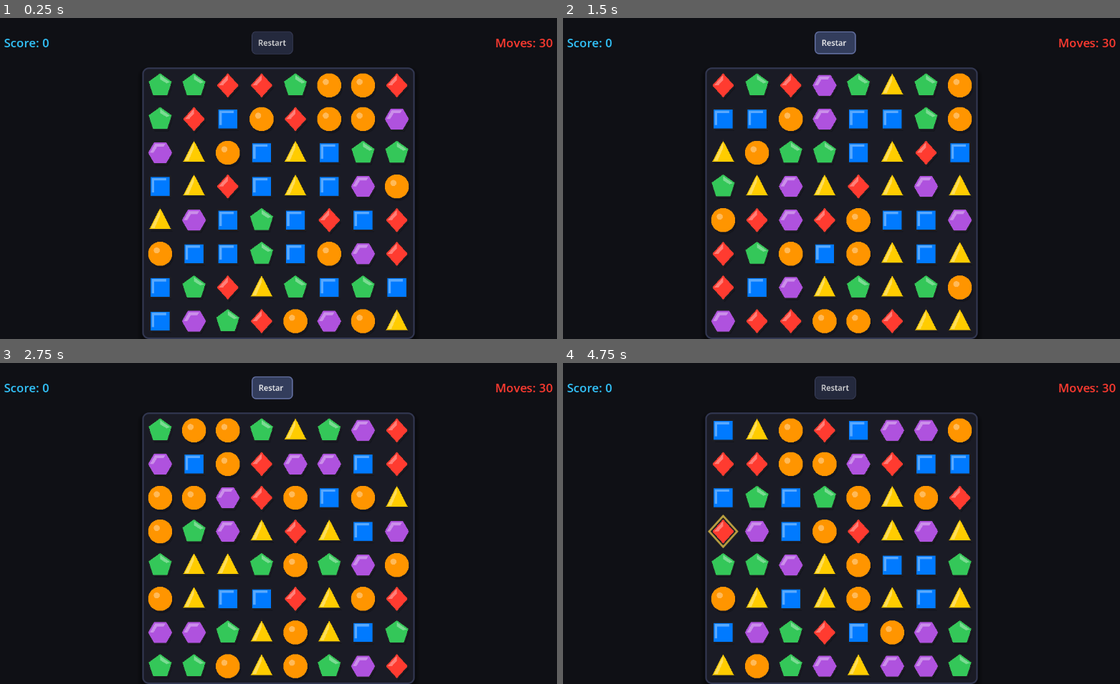
Above: before the commit, frames 1-4 (two rows, left to right).
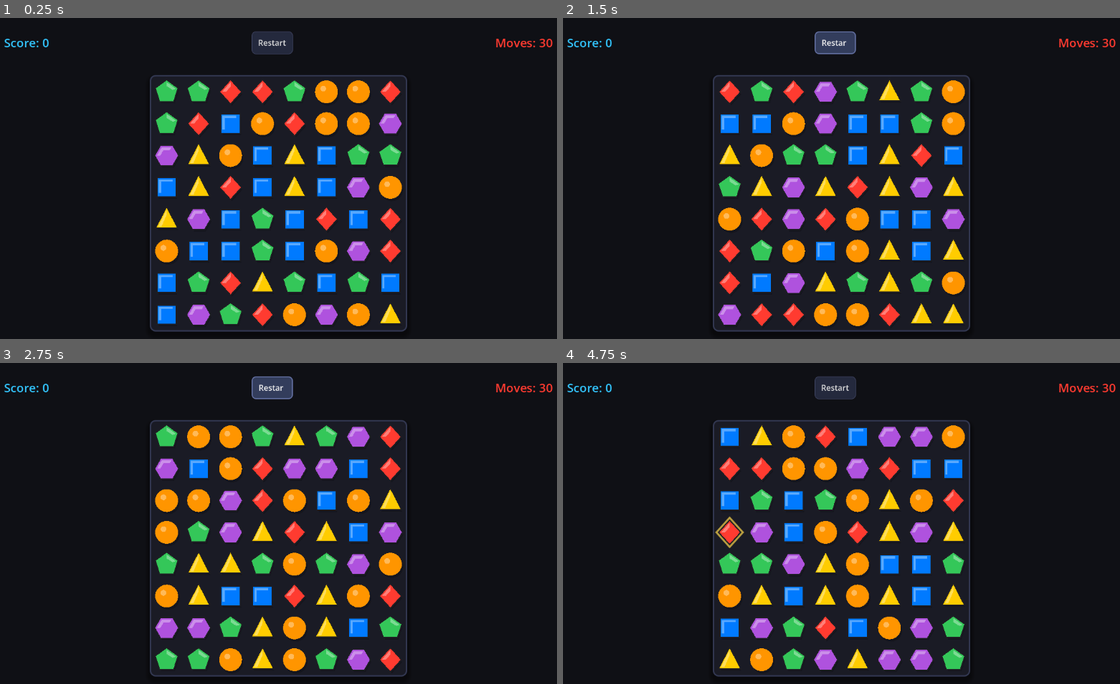
Above: after the commit, the same moments.

Repository: AlexZ005/beaver-jewels
Game: Godot game, scene res://game.tscn
The game is run twice, just before and just after one commit, with the same random seed, the same clock (stepped at 60 frames per second) and the same inputs.
Inputs (mouse positions are in pixels of both pictures, inside the frame that each line leads up to):
- Up to frame 1 (0.25 s): no input
- Up to frame 2 (1.5 s): click "Restart" at 0.5 s; click "Restart" at 1.25 s
- Up to frame 3 (2.75 s): click "Restart" at 2 s
- Up to frame 4 (4.75 s): tap Enter at 2.75 s; drag from (724, 430) to (897, 452) at 2.77 s; drag from (757, 430) to (813, 587) at 3.52 s; tap Space at 4.25 s; move the mouse to (724, 529) at 4.27 s; click (724, 529) at 4.42 s

The runs differ from the first frame. In frame 1, 13% of the frame differs, in the area x 25-75%, y 15-100%; in frame 2, 13%; in frame 3, 13%; in frame 4, 13%.

Commit message:
Add settings panel and UI scale options for better user experience

Diff:
--- a/game.gd
+++ b/game.gd
@@ -32,6 +32,18 @@
 @onready var restart_button: Button = $GameOverPanel/VBox/RestartButton
 @onready var hud_restart_button: Button = $HUD/Margin/VBox/StatsRow/RestartButton
 
+# Settings UI bindings
+@onready var settings_panel: Panel = $SettingsPanel
+@onready var gui_toggle: CheckButton = $SettingsPanel/VBox/GuiRow/GuiToggle
+@onready var scale_25: Button = $SettingsPanel/VBox/ScaleRow/Scale25
+@onready var scale_50: Button = $SettingsPanel/VBox/ScaleRow/Scale50
+@onready var scale_75: Button = $SettingsPanel/VBox/ScaleRow/Scale75
+@onready var scale_100: Button = $SettingsPanel/VBox/ScaleRow/Scale100
+@onready var settings_close_button: Button = $SettingsPanel/VBox/CloseButton
+
+# Jewels Box scale settings
+var current_scale_percent: float = 1.0
+
 func _ready() -> void:
 	# Setup random seed
 	randomize()
@@ -40,8 +52,22 @@
 	restart_button.pressed.connect(_on_restart_pressed)
 	hud_restart_button.pressed.connect(_on_restart_pressed)
 
+	# Connect settings inputs
+	gui_toggle.toggled.connect(_on_gui_toggle)
+	scale_25.pressed.connect(func(): _on_scale_pressed(0.25))
+	scale_50.pressed.connect(func(): _on_scale_pressed(0.50))
+	scale_75.pressed.connect(func(): _on_scale_pressed(0.75))
+	scale_100.pressed.connect(func(): _on_scale_pressed(1.00))
+	settings_close_button.pressed.connect(close_settings)
+
+	# Connect screen resize
+	get_viewport().size_changed.connect(_on_viewport_size_changed)
+
 	# Initialize game
 	start_new_game()
+
+	# Initial scale calculation
+	update_board_scale()
 
 func start_new_game() -> void:
 	# Reset states
@@ -553,3 +579,56 @@
 
 func _on_restart_pressed() -> void:
 	start_new_game()
+
+# ----------------- SETTINGS & FULLSCREEN DYNAMIC SCALE -----------------
+
+func _input(event: InputEvent) -> void:
+	if event is InputEventMouseButton:
+		if event.button_index == MOUSE_BUTTON_LEFT and event.double_click:
+			open_settings()
+
+func open_settings() -> void:
+	settings_panel.visible = true
+	is_board_locked = true
+
+func close_settings() -> void:
+	settings_panel.visible = false
+	if not is_game_over:
+		is_board_locked = false
+
+func _on_gui_toggle(toggled_on: bool) -> void:
+	# If toggled_on is true, we hide GUI
+	$HUD.visible = not toggled_on
+	update_board_scale()
+
+func _on_scale_pressed(percent: float) -> void:
+	current_scale_percent = percent
+	update_board_scale()
+
+func _on_viewport_size_changed() -> void:
+	update_board_scale()
+
+func update_board_scale() -> void:
+	if not is_inside_tree():
+		return
+	var viewport_size = get_viewport().get_visible_rect().size
+	var base_board_size = 548.0
+
+	# Calculate available viewport space for jewels box
+	var available_height = viewport_size.y
+	if $HUD.visible:
+		available_height -= 130.0 # Reserve space for HUD top row
+	else:
+		available_height -= 40.0  # Basic padding margin
+
+	var available_width = viewport_size.x - 40.0
+
+	# Calculate fit-fullscreen ratio
+	var fit_scale = min(available_width / base_board_size, available_height / base_board_size)
+
+	# Combine with settings percent
+	var final_scale = fit_scale * current_scale_percent
+
+	# Set scale centered at pivot offset
+	$Board.scale = Vector2(final_scale, final_scale)
+	$Board.pivot_offset = Vector2(base_board_size / 2.0, base_board_size / 2.0)
--- a/game.tscn
+++ b/game.tscn
@@ -63,6 +63,20 @@
 expand_margin_right = 12.0
 expand_margin_bottom = 6.0
 
+[sub_resource type="StyleBoxFlat" id="StyleBoxFlat_settings"]
+bg_color = Color(0.08, 0.08, 0.12, 0.96)
+border_width_left = 3
+border_width_top = 3
+border_width_right = 3
+border_width_bottom = 3
+border_color = Color(0.2, 0.78, 1, 1)
+corner_radius_top_left = 16
+corner_radius_top_right = 16
+corner_radius_bottom_right = 16
+corner_radius_bottom_left = 16
+shadow_color = Color(0, 0, 0, 0.6)
+shadow_size = 18
+
 [node name="Game" type="Control"]
 layout_mode = 3
 anchors_preset = 15
@@ -249,3 +263,103 @@
 theme_override_styles/pressed = SubResource("StyleBoxFlat_btn")
 theme_override_font_sizes/font_size = 18
 text = "Play Again"
+
+[node name="SettingsPanel" type="Panel" parent="."]
+visible = false
+layout_mode = 1
+anchors_preset = 8
+anchor_left = 0.5
+anchor_top = 0.5
+anchor_right = 0.5
+anchor_bottom = 0.5
+offset_left = -225.0
+offset_top = -170.0
+offset_right = 225.0
+offset_bottom = 170.0
+grow_horizontal = 2
+grow_vertical = 2
+theme_override_styles/panel = SubResource("StyleBoxFlat_settings")
+
+[node name="VBox" type="VBoxContainer" parent="SettingsPanel"]
+layout_mode = 1
+anchors_preset = 15
+anchor_right = 1.0
+anchor_bottom = 1.0
+grow_horizontal = 2
+grow_vertical = 2
+theme_override_constants/separation = 22
+alignment = 1
+
+[node name="TitleLabel" type="Label" parent="SettingsPanel/VBox"]
+layout_mode = 2
+theme_override_colors/font_color = Color(0.2, 0.78, 1, 1)
+theme_override_colors/font_outline_color = Color(0, 0, 0, 1)
+theme_override_constants/outline_size = 4
+theme_override_font_sizes/font_size = 28
+text = "SETTINGS"
+horizontal_alignment = 1
+
+[node name="GuiRow" type="HBoxContainer" parent="SettingsPanel/VBox"]
+layout_mode = 2
+theme_override_constants/separation = 20
+alignment = 1
+
+[node name="GuiLabel" type="Label" parent="SettingsPanel/VBox/GuiRow"]
+layout_mode = 2
+theme_override_font_sizes/font_size = 18
+text = "Hide GUI / HUD:"
+
+[node name="GuiToggle" type="CheckButton" parent="SettingsPanel/VBox/GuiRow"]
+layout_mode = 2
+
+[node name="ScaleLabel" type="Label" parent="SettingsPanel/VBox"]
+layout_mode = 2
+theme_override_font_sizes/font_size = 18
+text = "Scale Jewels Box:"
+horizontal_alignment = 1
+
+[node name="ScaleRow" type="HBoxContainer" parent="SettingsPanel/VBox"]
+layout_mode = 2
+theme_override_constants/separation = 12
+alignment = 1
+
+[node name="Scale25" type="Button" parent="SettingsPanel/VBox/ScaleRow"]
+layout_mode = 2
+theme_override_styles/normal = SubResource("StyleBoxFlat_btn")
+theme_override_styles/hover = SubResource("StyleBoxFlat_btn_hover")
+theme_override_styles/pressed = SubResource("StyleBoxFlat_btn")
+theme_override_font_sizes/font_size = 16
+text = "25%"
+
+[node name="Scale50" type="Button" parent="SettingsPanel/VBox/ScaleRow"]
+layout_mode = 2
+theme_override_styles/normal = SubResource("StyleBoxFlat_btn")
+theme_override_styles/hover = SubResource("StyleBoxFlat_btn_hover")
+theme_override_styles/pressed = SubResource("StyleBoxFlat_btn")
+theme_override_font_sizes/font_size = 16
+text = "50%"
+
+[node name="Scale75" type="Button" parent="SettingsPanel/VBox/ScaleRow"]
+layout_mode = 2
+theme_override_styles/normal = SubResource("StyleBoxFlat_btn")
+theme_override_styles/hover = SubResource("StyleBoxFlat_btn_hover")
+theme_override_styles/pressed = SubResource("StyleBoxFlat_btn")
+theme_override_font_sizes/font_size = 16
+text = "75%"
+
+[node name="Scale100" type="Button" parent="SettingsPanel/VBox/ScaleRow"]
+layout_mode = 2
+theme_override_styles/normal = SubResource("StyleBoxFlat_btn")
+theme_override_styles/hover = SubResource("StyleBoxFlat_btn_hover")
+theme_override_styles/pressed = SubResource("StyleBoxFlat_btn")
+theme_override_font_sizes/font_size = 16
+text = "100%"
+
+[node name="CloseButton" type="Button" parent="SettingsPanel/VBox"]
+layout_mode = 2
+size_flags_horizontal = 4
+theme_override_styles/normal = SubResource("StyleBoxFlat_btn")
+theme_override_styles/hover = SubResource("StyleBoxFlat_btn_hover")
+theme_override_styles/pressed = SubResource("StyleBoxFlat_btn")
+theme_override_font_sizes/font_size = 18
+text = "Close Settings"
--- a/project.godot
+++ b/project.godot
@@ -11,8 +11,8 @@
 [application]
 
 config/name="BeaverJewels"
+run/main_scene="res://game.tscn"
 config/features=PackedStringArray("4.6", "GL Compatibility")
-run/main_scene="res://game.tscn"
 config/icon="res://icon.svg"
 
 [physics]
Not shown, changed: .gitignore
Not shown, added: README.md
